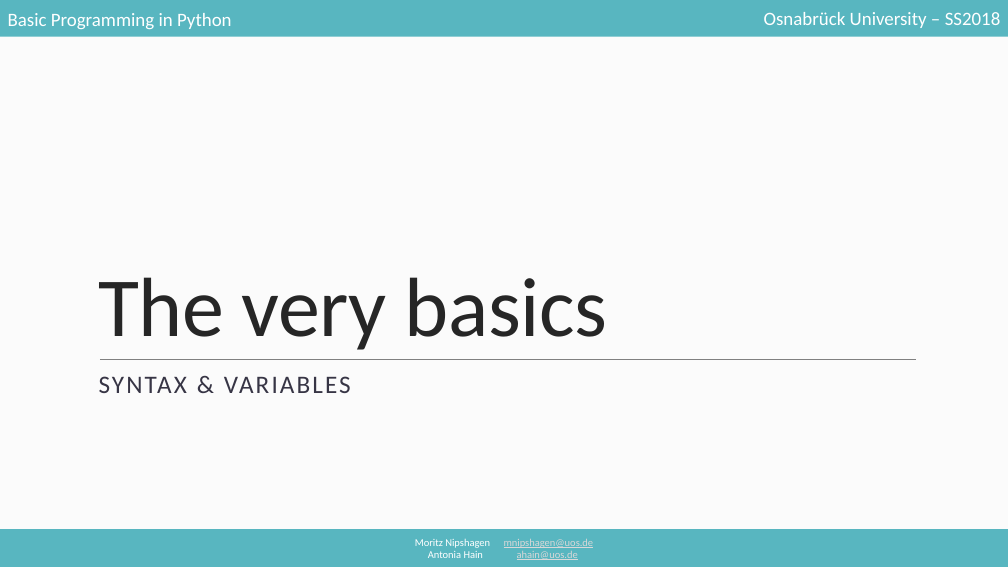
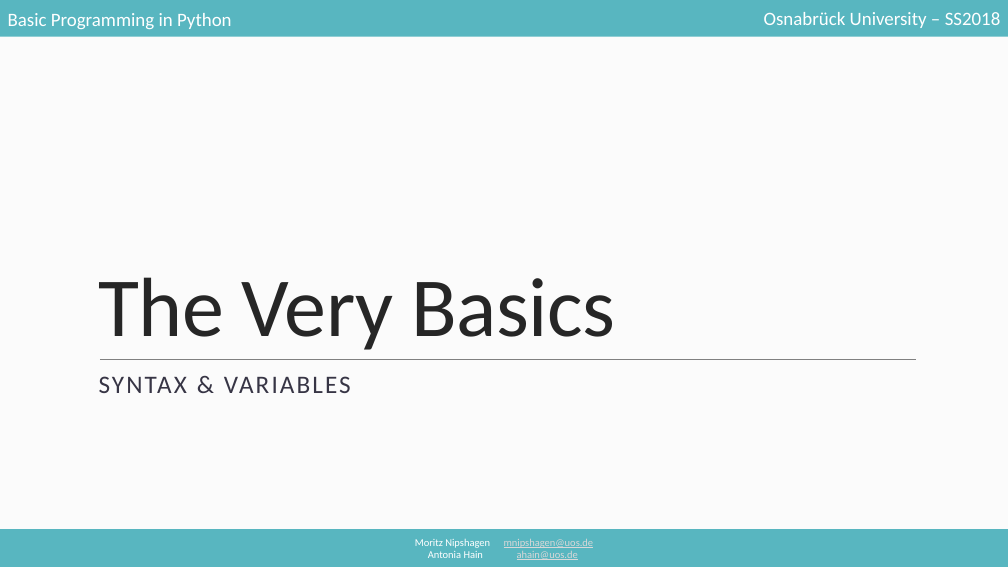
Before and after one commit to mnipshagen/monty, a slide deck: slide 1 of 2018/02/Syntax_and_variables.pptx. Drawn at 1008x567 pixels with LibreOffice and Linux fonts; fonts in the diff are those of the drawing. Boxes give left, top, right and bottom in pixels: in the first picture for what was removed or moved away, otherwise in the second. Text is boxed around its words. In the diff, an @@ line names an element or a change of style, - is before the commit and + after.

```diff
--- a/2018/02/Syntax_and_variables.pptx
+++ b/2018/02/Syntax_and_variables.pptx
@@ title at [98,277,615,350]: text changed @@
-The very basics
+The Very Basics
```
Also in this commit, not shown: 1 other slide changed, 5 slides removed, 2 other files.
